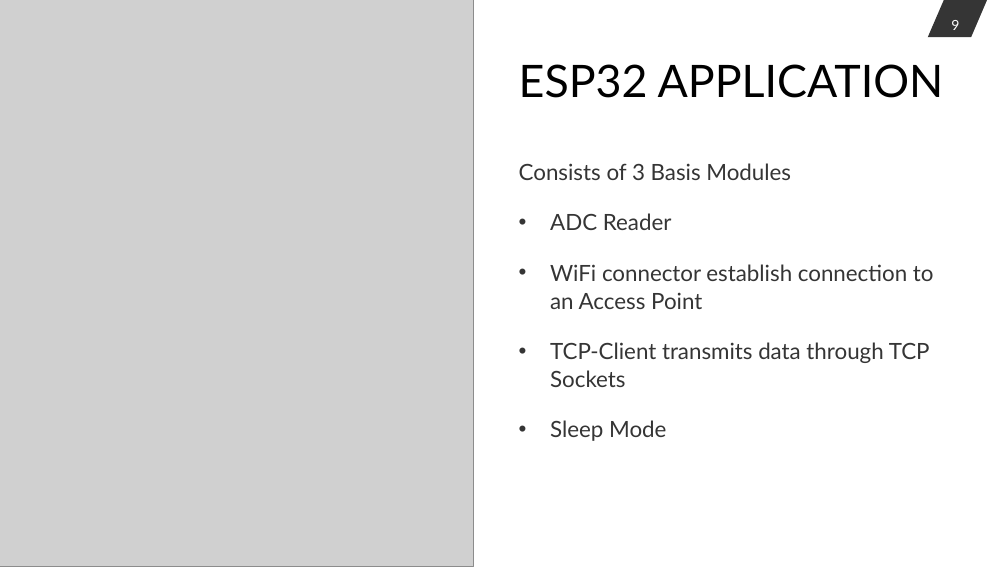
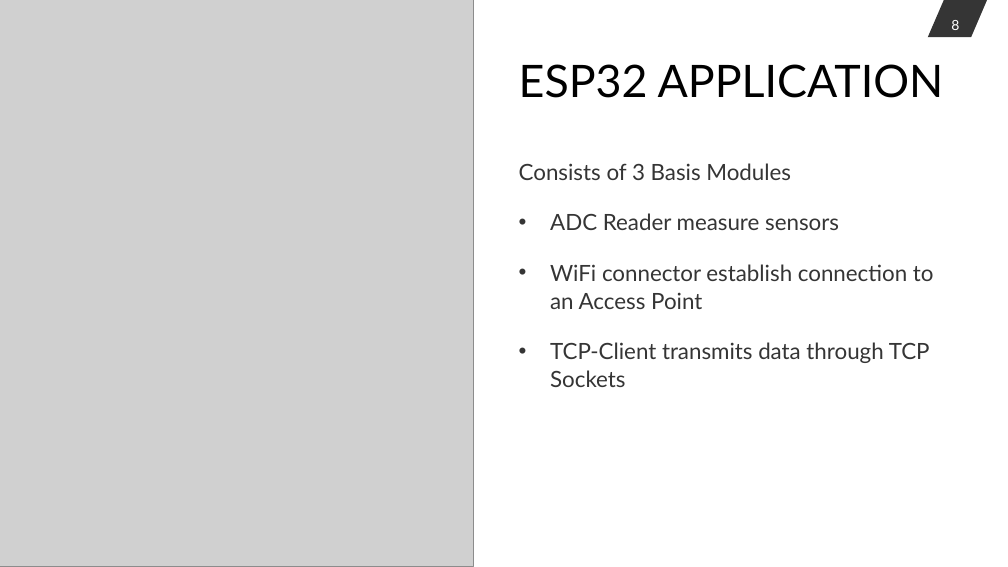
Before and after one commit to StephanStofer/hslu-iot, a slide deck: slide 8 of doc/presentation.pptx (slide 9 before the commit). Drawn at 1008x567 pixels with LibreOffice and Linux fonts; fonts in the diff are those of the drawing; grey boxes stand for pictures. Boxes give left, top, right and bottom in pixels: in the first picture for what was removed or moved away, otherwise in the second. Text is boxed around its words. In the diff, an @@ line names an element or a change of style, - is before the commit and + after.

Commit message:
change image and some text

```diff
--- a/doc/presentation.pptx
+++ b/doc/presentation.pptx
@@ page number at [951,20,959,30]: text changed @@
-9
+8
@@ text at [550,213,839,230]: text changed @@
-• ADC Reader
+• ADC Reader measure sensors
@@ text at [550,420,666,441]: paragraph removed @@
-• Sleep Mode
```
Also in this commit, not shown: 1 other slide changed.
